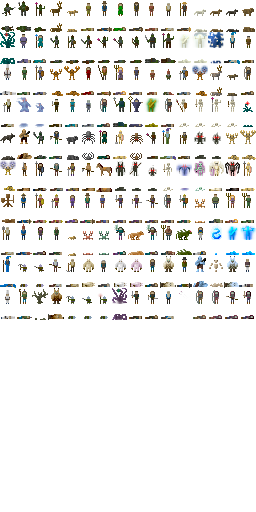
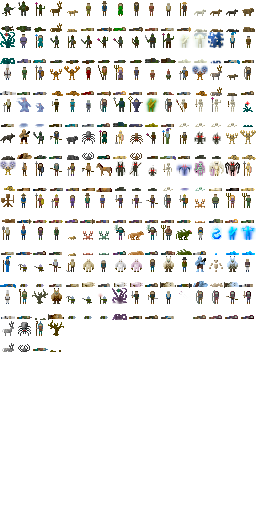
Revision of a layered 256 x 512 image; what changed, layer by layer:
painted on "Background" over [2, 132, 90, 352]
